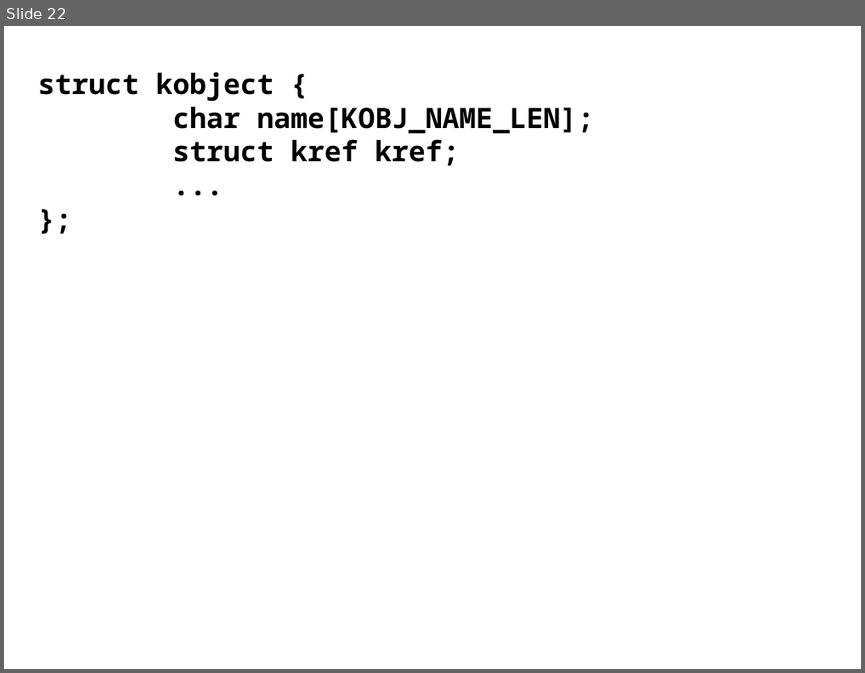
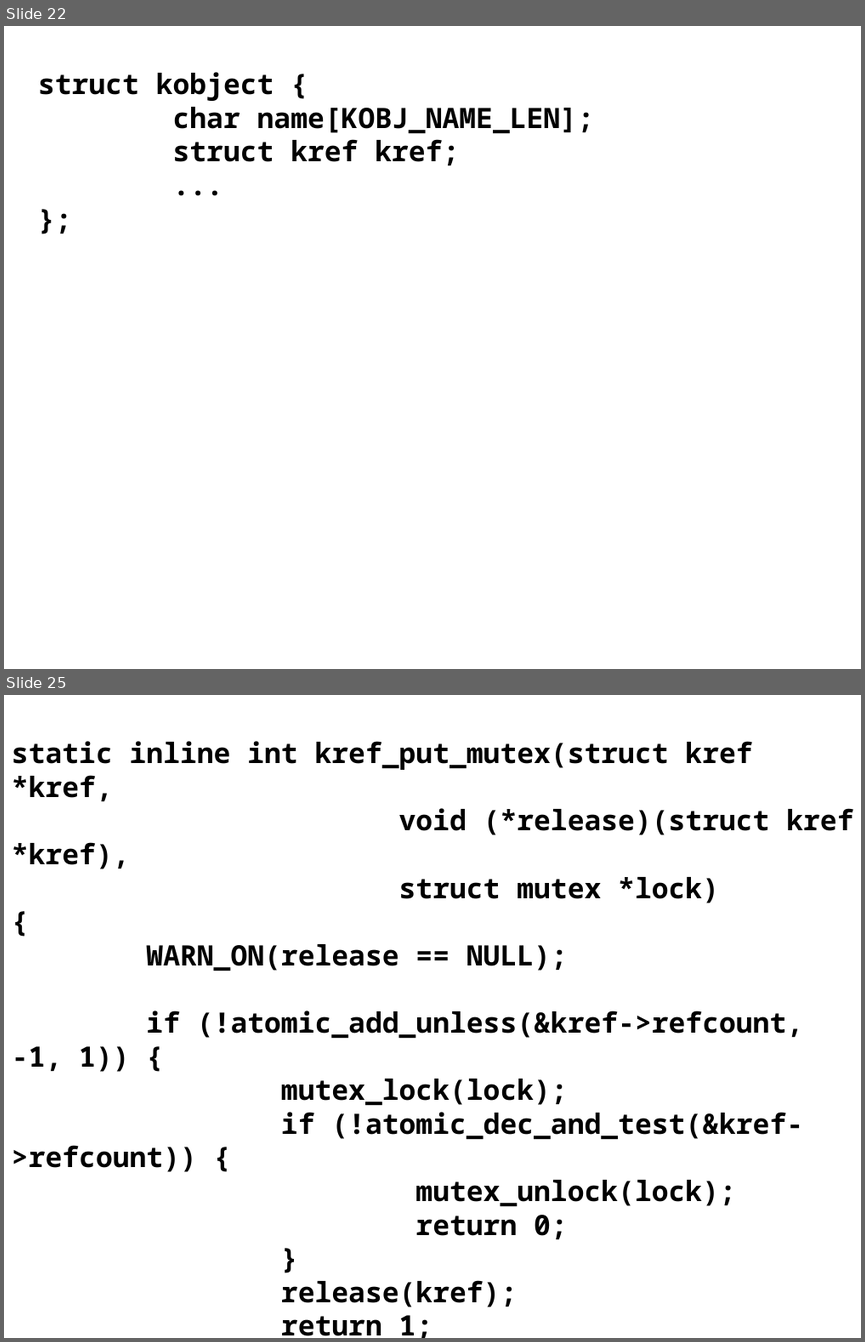
Before and after one commit to gregkh/presentation-kref, a slide deck: kref.odp. Shown one above the other, each under a label of ours: slide 22 before the commit, slides 22 and 25 after it; the slides between them are not shown. The pictures are 865x673 and 865x1342 pixels, drawn with LibreOffice and Linux fonts; fonts in the diff are those of the drawing. Boxes give left, top, right and bottom in pixels: in the first picture for what was removed or moved away, otherwise in the second. Text is boxed around its words. In the diff, an @@ line names an element or a change of style, - is before the commit and + after.

```diff
--- a/kref.odp
+++ b/kref.odp
@@ slide 25 added at bbox=[4, 695, 861, 1338], background #FFFFFF @@
@@ text added at bbox=[12, 741, 853, 1338], 26 pt, text #000000, bold @@
+static inline int kref_put_mutex(struct kref *kref,
+void (*release)(struct kref *kref),
+struct mutex *lock)
+{
+WARN_ON(release == NULL);
+if (!atomic_add_unless(&kref->refcount, -1, 1)) {
+mutex_lock(lock);
+if (!atomic_dec_and_test(&kref->refcount)) {
+mutex_unlock(lock);
+return 0;
+}
+release(kref);
+return 1;
+}
+return 0;
+}
```
Also in this commit, not shown: 2 other slides added, 2 other files.
